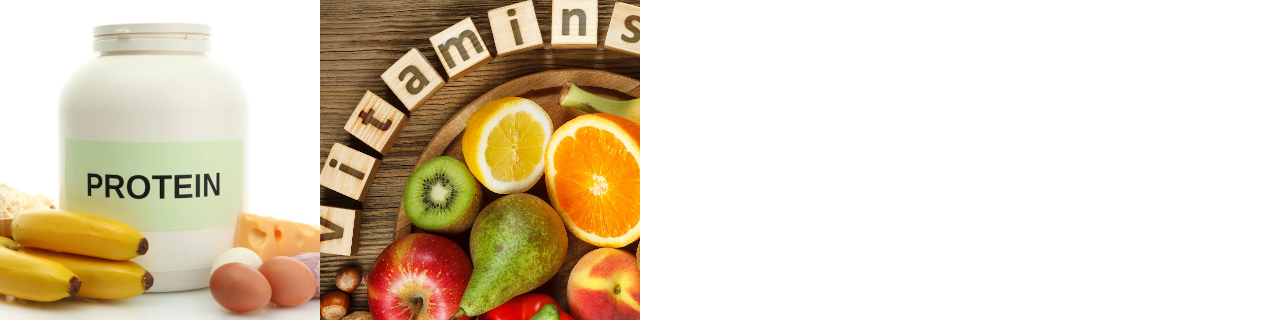
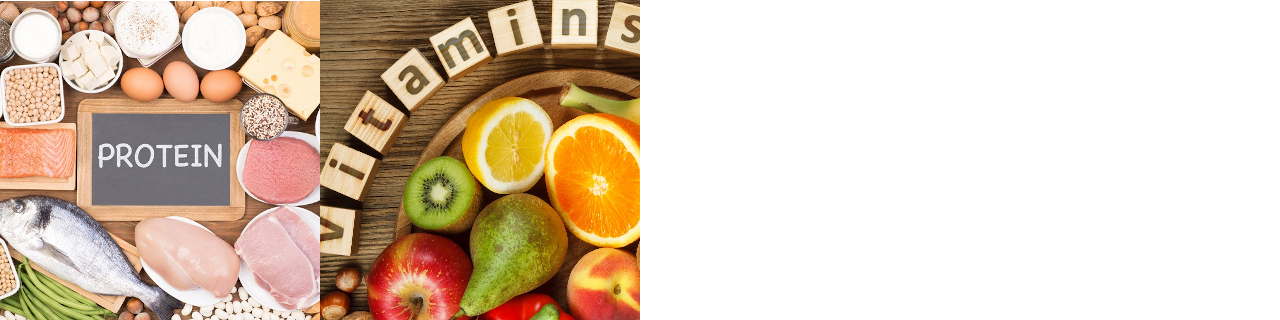
Comparing the layer stacks of the two 1280×320 images. Changes:
added layer "protein.jpg" above "vitamins.jpg" over bbox(0, 1, 320, 320)
